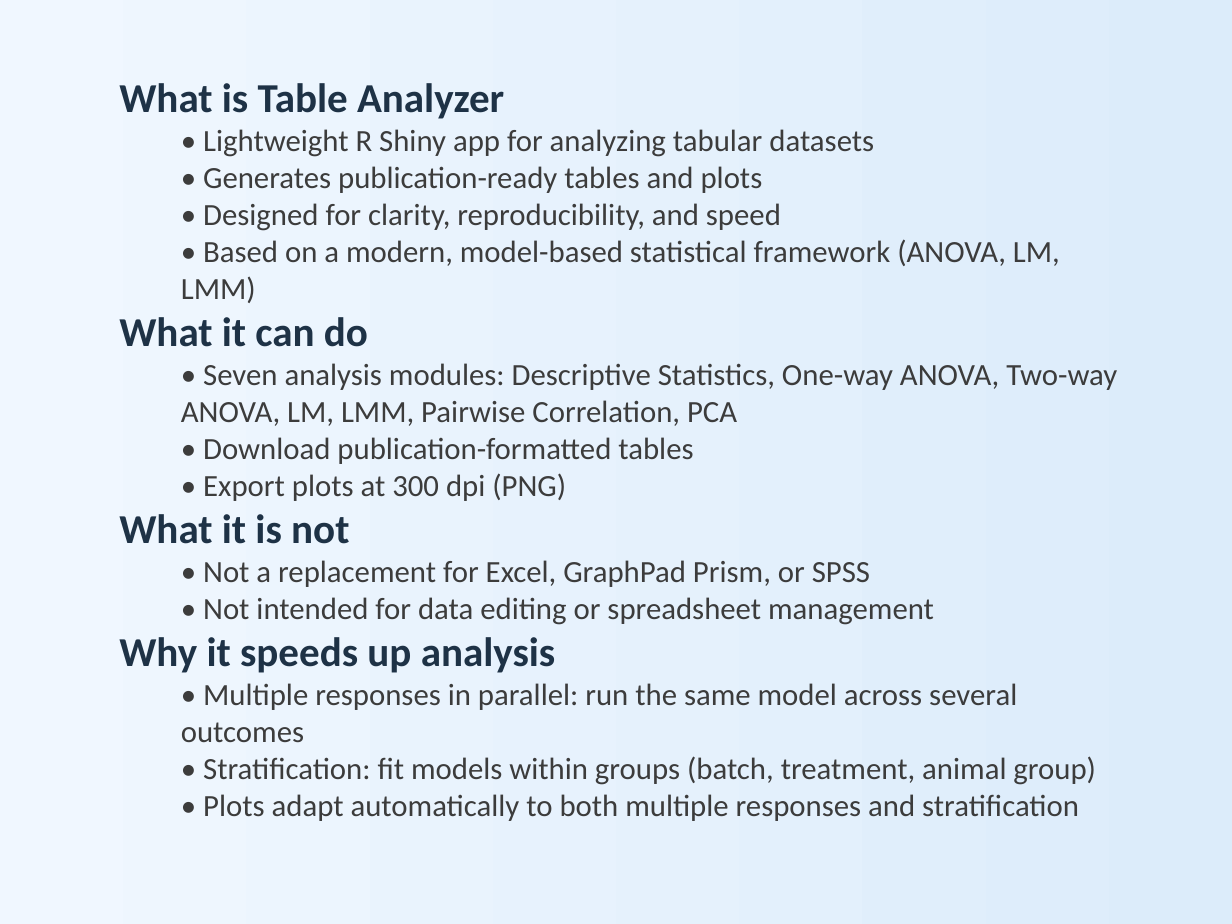
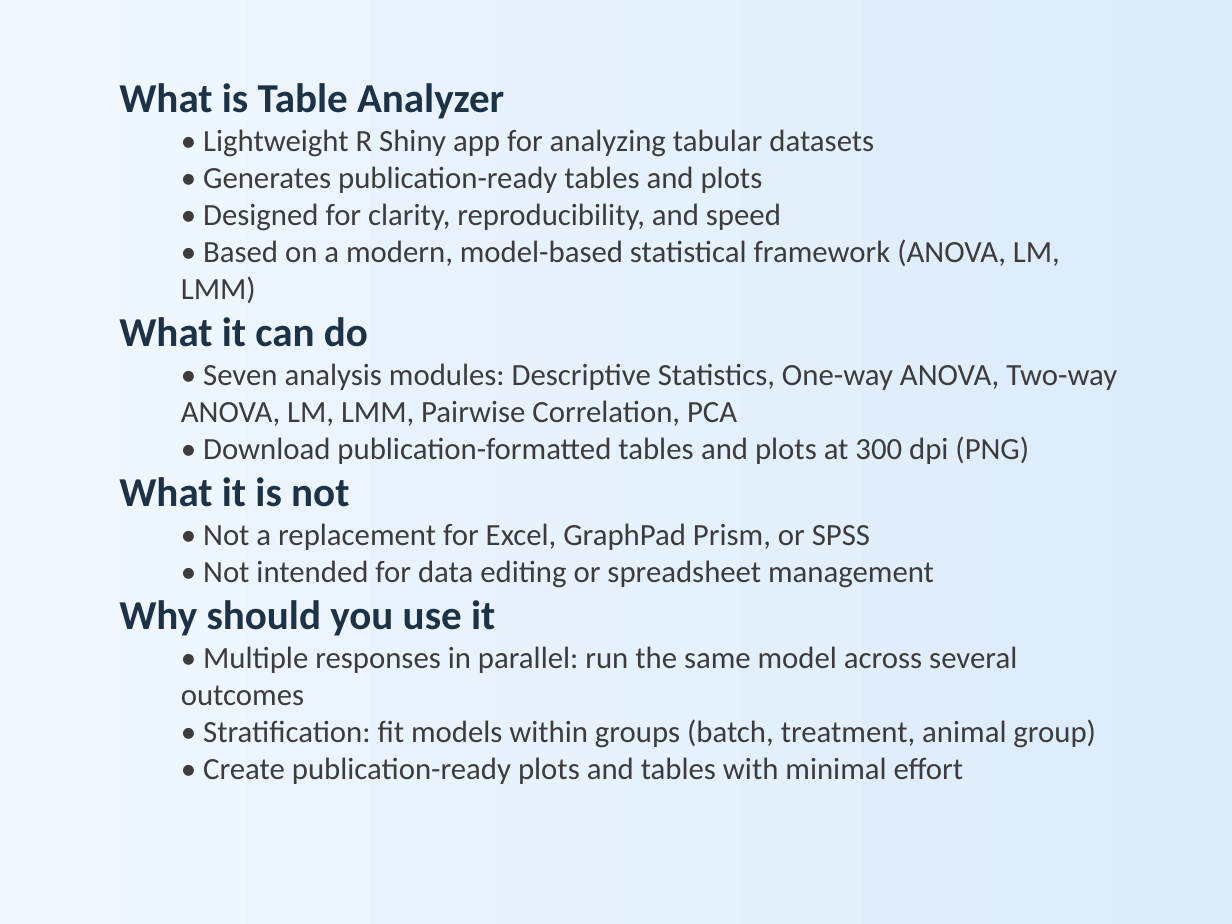
Before and after one commit to nicola-palmieri/TableAnalyzer, a slide deck: slide 3 of presentations/Table_Analyzer_Overview.pptx. Drawn at 1232x924 pixels with LibreOffice and Linux fonts; fonts in the diff are those of the drawing. Boxes give left, top, right and bottom in pixels: in the first picture for what was removed or moved away, otherwise in the second. Text is boxed around its words. In the diff, an @@ line names an element or a change of style, - is before the commit and + after.

```diff
--- a/presentations/Table_Analyzer_Overview.pptx
+++ b/presentations/Table_Analyzer_Overview.pptx
@@ text at [203, 436, 1029, 464]: text changed @@
-  • Download publication-formatted tables
-  • Export plots at 300 dpi (PNG)
+  • Download publication-formatted tables and plots at 300 dpi (PNG)
@@ text at [119, 600, 495, 636]: text changed @@
-Why it speeds up analysis
+Why should you use it
@@ text at [203, 757, 964, 784]: text changed @@
-  • Plots adapt automatically to both multiple responses and stratification
+  • Create publication-ready plots and tables with minimal effort
```
Also in this commit, not shown: 2 other slides changed, 2 slides added, 3 other files.
